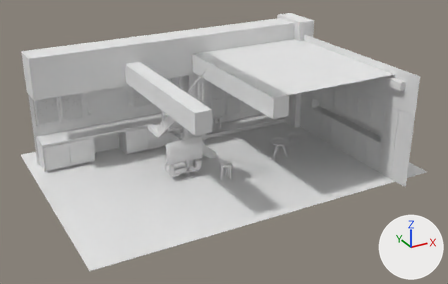
The Blender file interior_villa.blend: old version first, new version second.
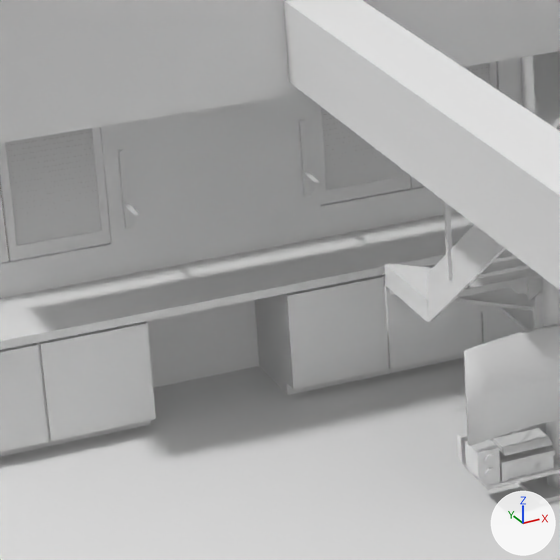
The first picture shows the older version from a 50 mm camera at (-32.4, -54.9, 29.1) aimed at (-4.0, -3.2, 3.3). The close-ups show both versions on the part from 13% to 42% of the width and 22% to 68% of the height of that picture; other places that the commit changed are outside them. Every picture has the same lights, and +X, +Y and +Z are marked at lower right.
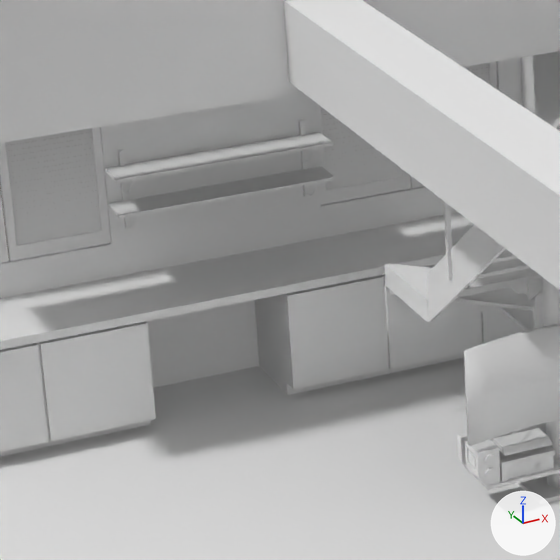
Where the change shows, as pixel boxes [x1, y1, x2, y2] in the close-ups (560 x 560 px):
'BezierCurve.002', reshaped (13% wider): before [118, 119, 321, 229]; after [105, 119, 335, 229]
part 1 of me_cubeziercurve_002, added: after [105, 132, 335, 218]

The edits, one by one:
me_cubeziercurve_002 has 116 vertices, 108 faces and spans x -1.01..0.06, y -0.39..1.67, z 2.31..2.43.
me_cubeziercurve_002 is used by ob_beziercurve_002; location (-12.42, 7.7, 4.88); rotation (-1.571, 9.425, -1.571), in degrees (-90, 180, -90).
Verts and faces of me_cubeziercurve_002; kept vertices keep their numbers, new ones are numbered from 116.
Part 1, on me_cubeziercurve_002:
New vertex 116 is at (-1.01, 0.28, 0.0), pixel (229, 198).
New vertex 117 is at (-1.01, 0.28, 2.82), pixel (335, 179).
New vertex 118 is at (-1.01, 0.35, 0.0), pixel (229, 195).
New vertex 119 is at (-1.01, 0.35, 2.82), pixel (334, 177).
New vertex 120 is at (-1.01, 1.21, 0.0), pixel (226, 163).
New vertex 121 is at (-1.01, 1.21, 2.82), pixel (333, 145).
New vertex 122 is at (-1.01, 1.28, 0.0), pixel (226, 160).
New vertex 123 is at (-1.01, 1.28, 2.82), pixel (332, 142).
New vertices 124 to 131 stand at vertices 116 to 123, in that order, plus (0.94, 0.0, 0.0).
New faces: (116, 117, 125, 124), (118, 126, 127, 119), (116, 118, 119, 117), (117, 119, 127, 125), (124, 125, 127, 126), (120, 121, 129, 128).
New faces: (122, 130, 131, 123), (120, 122, 123, 121), (121, 123, 131, 129), (128, 129, 131, 130).
